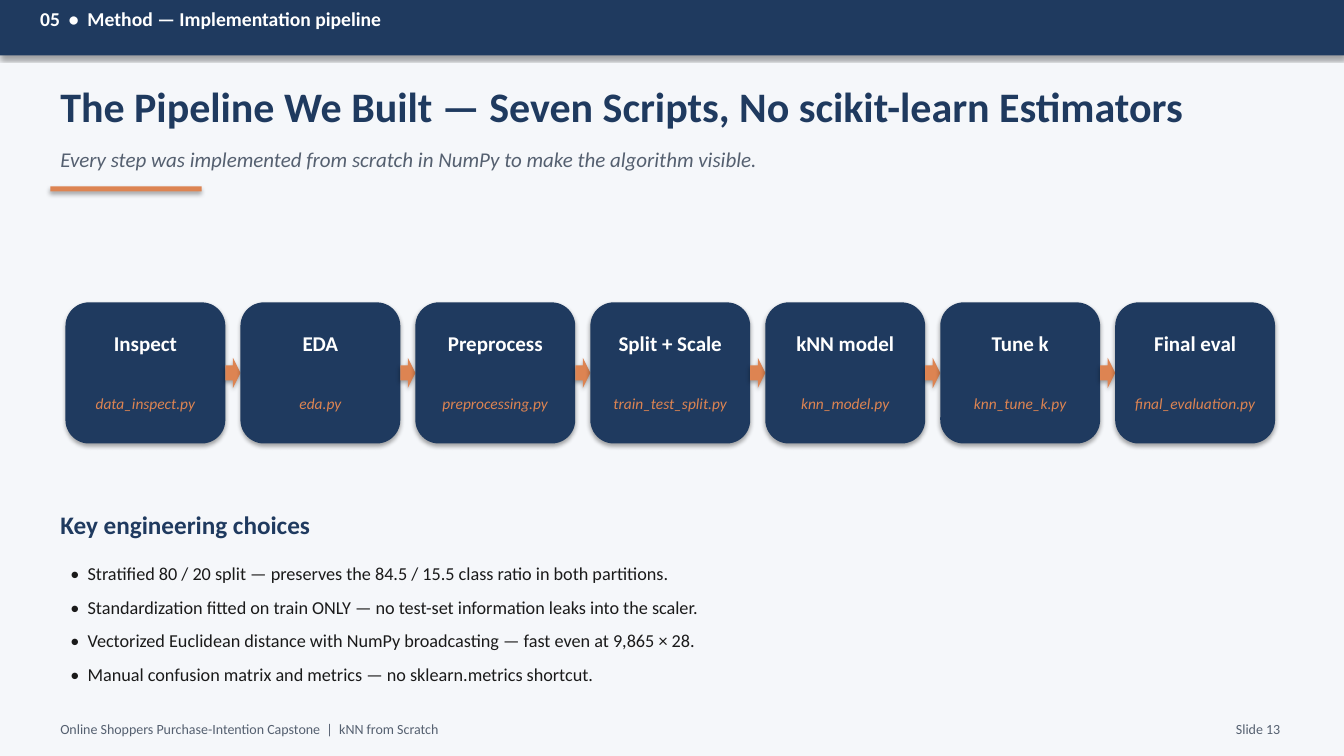
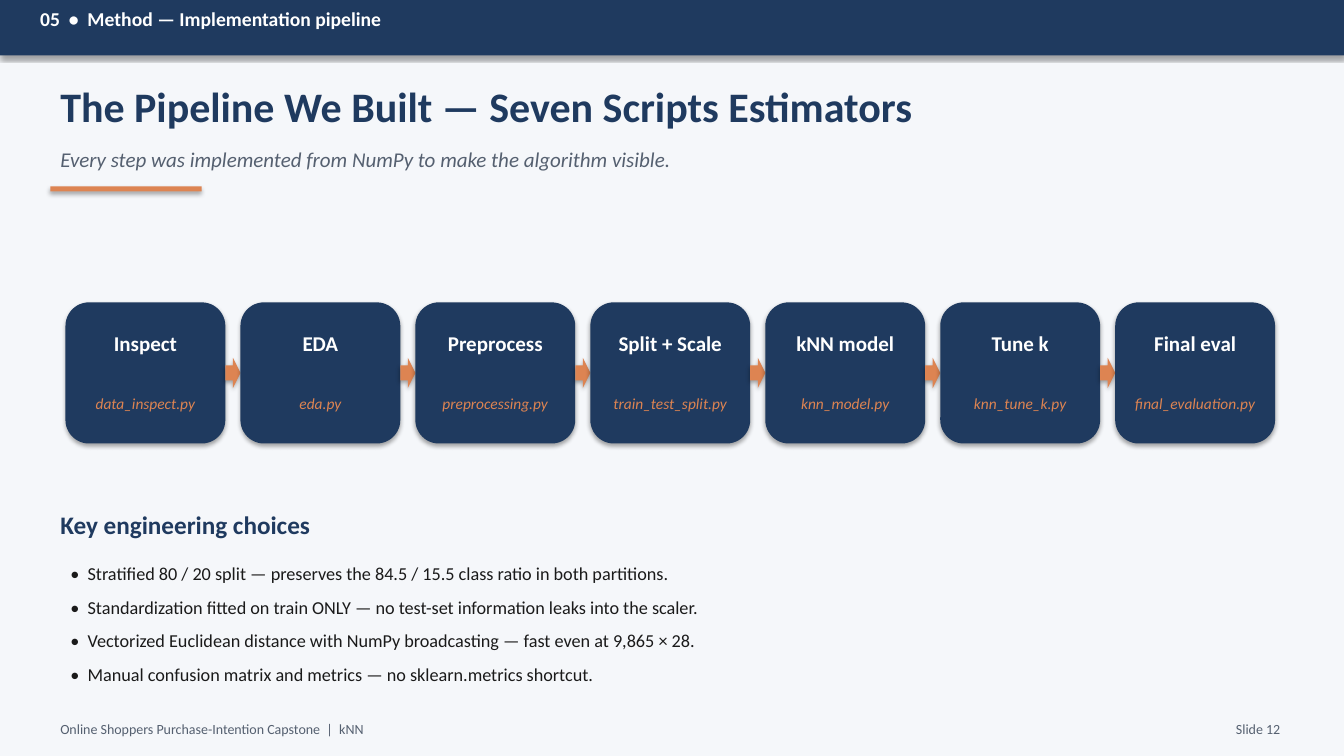
Before and after one commit to RodneeGlenMartin/Capstone-KNN-OnlineShoppers, a slide deck: slide 12 of Capstone_Presentation.pptx. Drawn at 1344x756 pixels with LibreOffice and Linux fonts; fonts in the diff are those of the drawing. Boxes give left, top, right and bottom in pixels: in the first picture for what was removed or moved away, otherwise in the second. Text is boxed around its words. In the diff, an @@ line names an element or a change of style, - is before the commit and + after.

Commit message:
Update Capstone_Presentation.pptx
Replace binary Capstone_Presentation.pptx with an updated version. This commit includes manual edits to slides, content, and formatting; the change is a binary update so individual diffs are not shown.

```diff
--- a/Capstone_Presentation.pptx
+++ b/Capstone_Presentation.pptx
@@ text at bbox=[60, 92, 912, 129]: text changed @@
-The Pipeline We Built — Seven Scripts, No scikit-learn Estimators
+The Pipeline We Built — Seven Scripts Estimators
@@ text at bbox=[60, 152, 670, 171]: text changed @@
-Every step was implemented from scratch in NumPy to make the algorithm visible.
+Every step was implemented from NumPy to make the algorithm visible.
@@ text at bbox=[60, 724, 363, 737]: text changed @@
-Online Shoppers Purchase-Intention Capstone | kNN from Scratch
+Online Shoppers Purchase-Intention Capstone | kNN
```
Also in this commit, not shown: 20 other slides changed.
